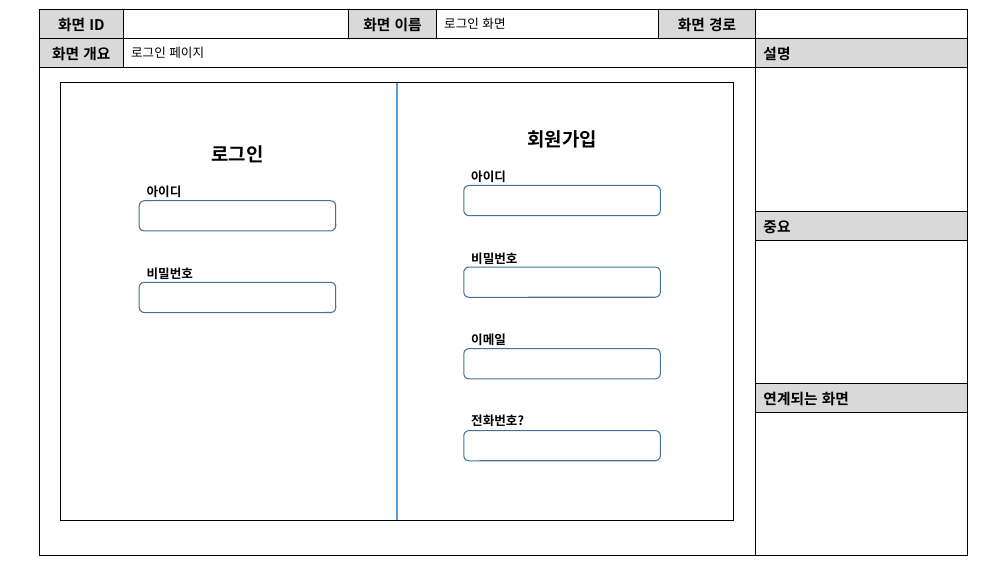
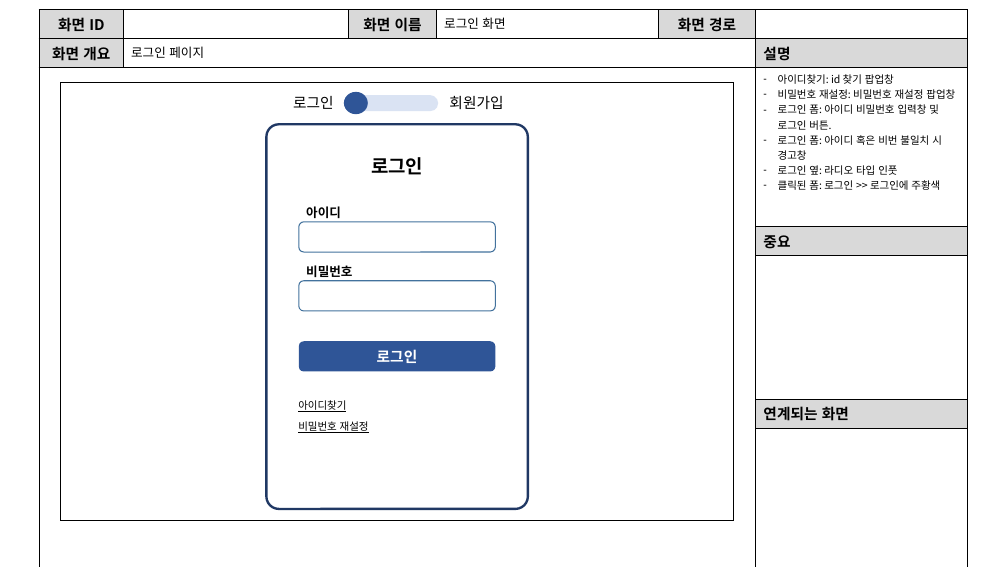
Before and after one commit to JDHwjdeogus/DW_501, a slide deck: slide 4 of txt pdf/비공식 ui 설계서.pptx. Drawn at 1008x567 pixels with LibreOffice and Linux fonts; fonts in the diff are those of the drawing. Boxes give left, top, right and bottom in pixels: in the first picture for what was removed or moved away, otherwise in the second. Text is boxed around its words. In the diff, an @@ line names an element or a change of style, - is before the commit and + after.

```diff
--- a/txt pdf/비공식 ui 설계서.pptx
+++ b/txt pdf/비공식 ui 설계서.pptx
@@ table at (39,10,968,550) @@
-row 3, column 6: 
+row 3, column 6: 아이디찾기: id 찾기 팝업창 / 비밀번호 재설정: 비밀번호 재설정 팝업창 / 로그인 폼: 아이디 비밀번호 입력창 및 로그인 버튼. / 로그인 폼: 아이디 혹은 비번 불일치 시 경고창 / 로그인 옆: 라디오 타입 인풋 / 클릭된 폼: 로그인 >> 로그인에 주황색
@@ line removed from (397, 82) to (397, 520) @@
@@ text added at (293,96,334,109), 14 pt, text #000000 @@
+로그인
@@ rounded rectangle added at (344,95,439,111), fill #DAE3F3 @@
@@ ellipse added at (344,92,368,115), fill #2F5597 @@
@@ text "회원가입": place and size @@
-text "회원가입" at (527,130,597,148)
+text "회원가입" at (449,96,503,109)
@@ text "회원가입" at (449,96,503,109): size 18 to 14 pt, bold off @@
@@ rounded rectangle added at (266,124,528,509), outline #203864 2.25 pt @@
@@ text "로그인": place and size @@
-text "로그인" at (211,145,263,163)
+text "로그인" at (371,157,423,175)
@@ text "아이디": place and size @@
-text "아이디" at (147,185,182,197)
+text "아이디" at (306,206,341,218)
@@ rounded rectangle removed at (464,185,661,216) @@
@@ rounded rectangle: place and size @@
-rounded rectangle at (139,201,336,231)
+rounded rectangle at (299,222,495,252)
@@ text "비밀번호": place and size @@
-text "비밀번호" at (147,267,193,279)
+text "비밀번호" at (306,265,352,277)
@@ rounded rectangle removed at (464,267,661,297) @@
@@ rounded rectangle: place and size @@
-rounded rectangle at (139,282,336,312)
+rounded rectangle at (299,281,495,311)
@@ rounded rectangle added at (299,341,495,371), fill #2F5597, 14 pt, text #FFFFFF, bold @@
+로그인
@@ rounded rectangle removed at (464,349,661,379) @@
@@ text removed at (471,333,506,345) @@
-이메일
@@ text at (298,400,346,412): text changed; size 12 to 10 pt; bold off @@
-아이디
+아이디찾기
@@ text removed at (471,414,524,426) @@
-전화번호?
@@ text at (298,421,369,433): text changed; size 12 to 10 pt; bold off @@
-비밀번호
+비밀번호 재설정
@@ rounded rectangle removed at (464,431,661,461) @@
```
Also in this commit, not shown: 1 other slide changed, 1 slide added.
